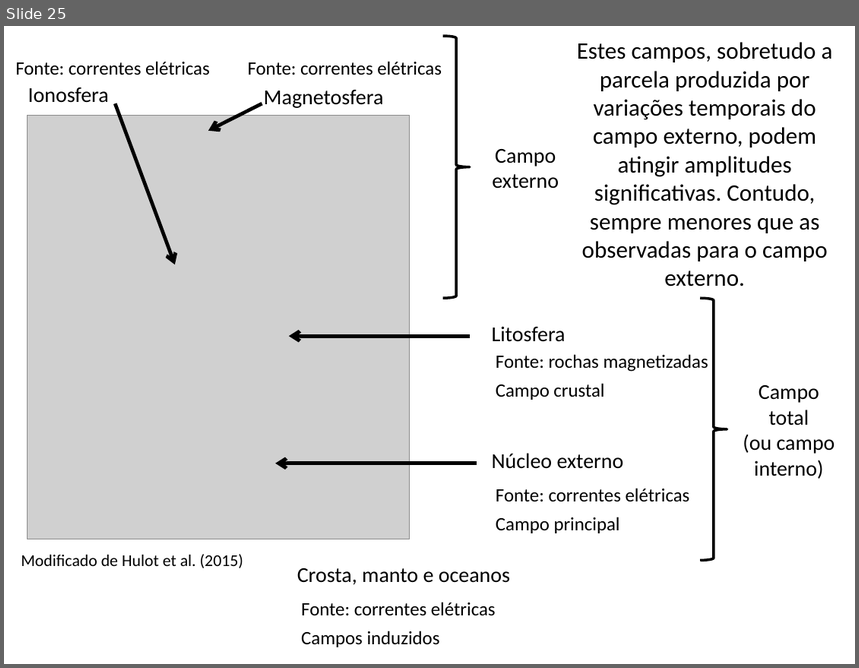
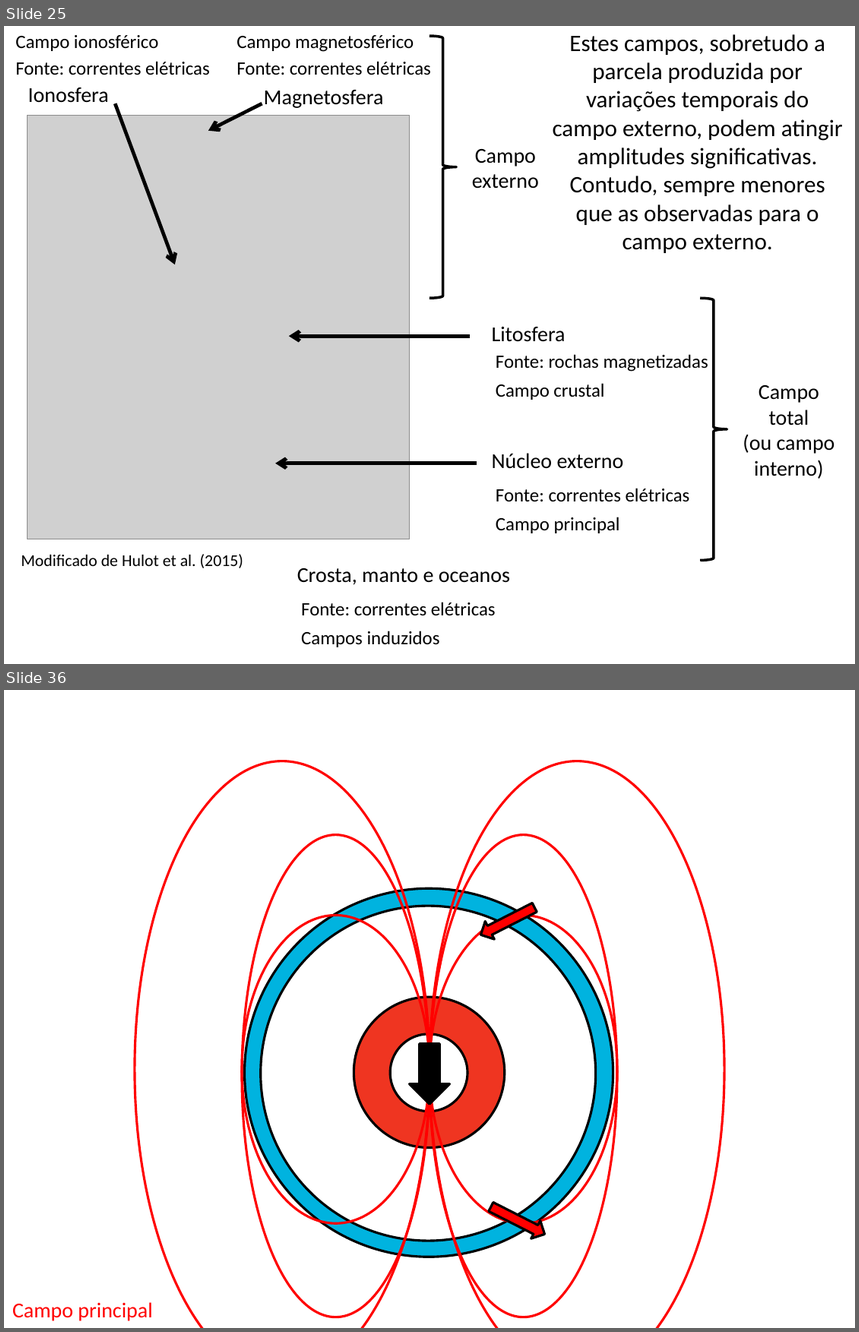
Before and after one commit to pinga-lab/CE-VII-SimBGf-2016, a slide deck: slides/4_anomalia_campo_total.pptx. Shown one above the other, each under a label of ours: slide 25 before the commit, slides 25 and 36 after it; the slides between them are not shown. The pictures are 859x668 and 859x1332 pixels, drawn with LibreOffice and Linux fonts; fonts in the diff are those of the drawing; grey boxes stand for pictures. Boxes give left, top, right and bottom in pixels: in the first picture for what was removed or moved away, otherwise in the second. Text is boxed around its words. In the diff, an @@ line names an element or a change of style, - is before the commit and + after.

Commit message:
descricao qualitativa da anomalia de campo total

```diff
--- a/slides/4_anomalia_campo_total.pptx
+++ b/slides/4_anomalia_campo_total.pptx
@@ slide 36 added at box(4, 690, 855, 1328), background #FFFFFF @@
@@ ellipse added at box(245, 888, 614, 1257), fill #00B3DF, outline #000000 2 pt @@
@@ ellipse added at box(261, 906, 597, 1242), fill #FFFFFF, outline #000000 2 pt @@
@@ down arrow added at box(477, 898, 540, 944), fill #FF0000, outline #000000 2 pt @@
@@ ellipse added at box(354, 997, 505, 1148), fill #EF3521, outline #000000 2 pt @@
@@ ellipse added at box(390, 1034, 468, 1111), fill #FFFFFF, outline #000000 2 pt @@
@@ group added at box(135, 761, 724, 1328): 6 ellipses, 1 down arrow @@
@@ down arrow added at box(487, 1198, 550, 1243), fill #FF0000, outline #000000 2 pt @@
@@ text added at box(12, 1303, 152, 1322), 18 pt, text #FF0000 @@
+Campo principal
@@ slide 25 changed as well @@
@@ text added at box(15, 35, 158, 51), 16 pt, text #000000 @@
+Campo ionosférico
@@ text added at box(237, 35, 414, 52), 16 pt, text #000000 @@
+Campo magnetosférico
@@ right brace: place and size @@
-right brace at box(443, 36, 470, 298)
+right brace at box(430, 36, 456, 298)
@@ text "Estes campos, sobretudo a parcela ..." rewrapped from box(577, 42, 833, 287) to box(553, 34, 843, 253) @@
@@ text "Fonte: correntes elétricas": place and size @@
-text "Fonte: correntes elétricas" at box(248, 61, 442, 75)
+text "Fonte: correntes elétricas" at box(237, 61, 431, 75)
@@ text "Campo": place and size @@
-text "Campo" at box(492, 149, 559, 189)
+text "Campo" at box(472, 149, 539, 189)
```
Also in this commit, not shown: 8 other slides changed, 53 other slides added, 2 other files.
